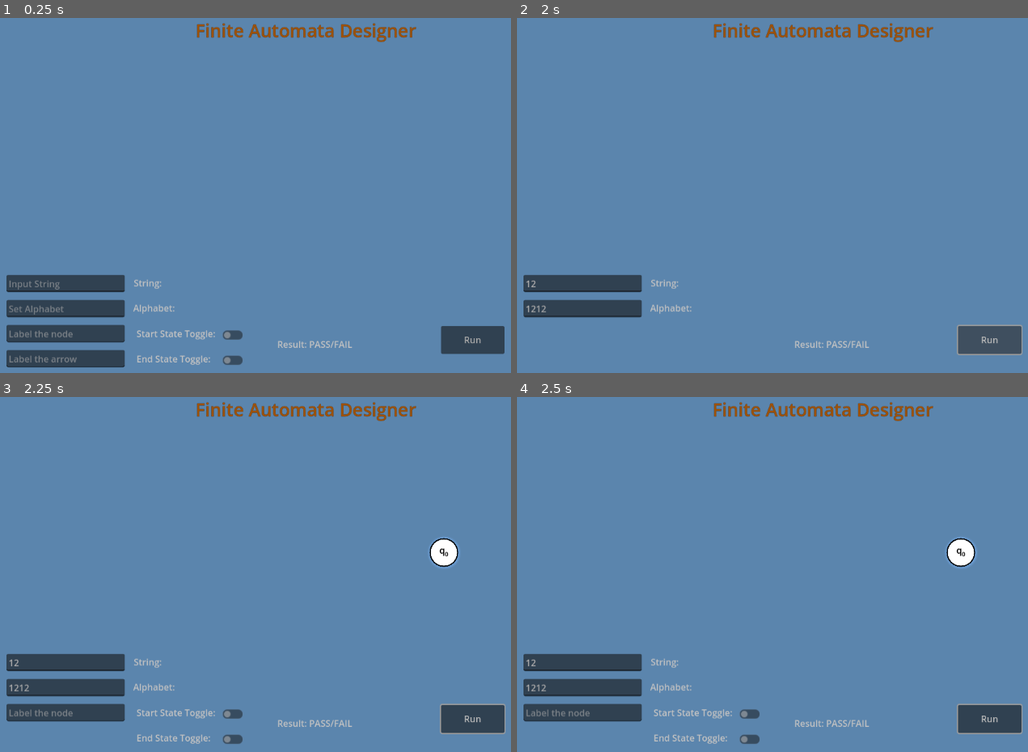
Above: before the commit, frames 1-4 (two rows, left to right).
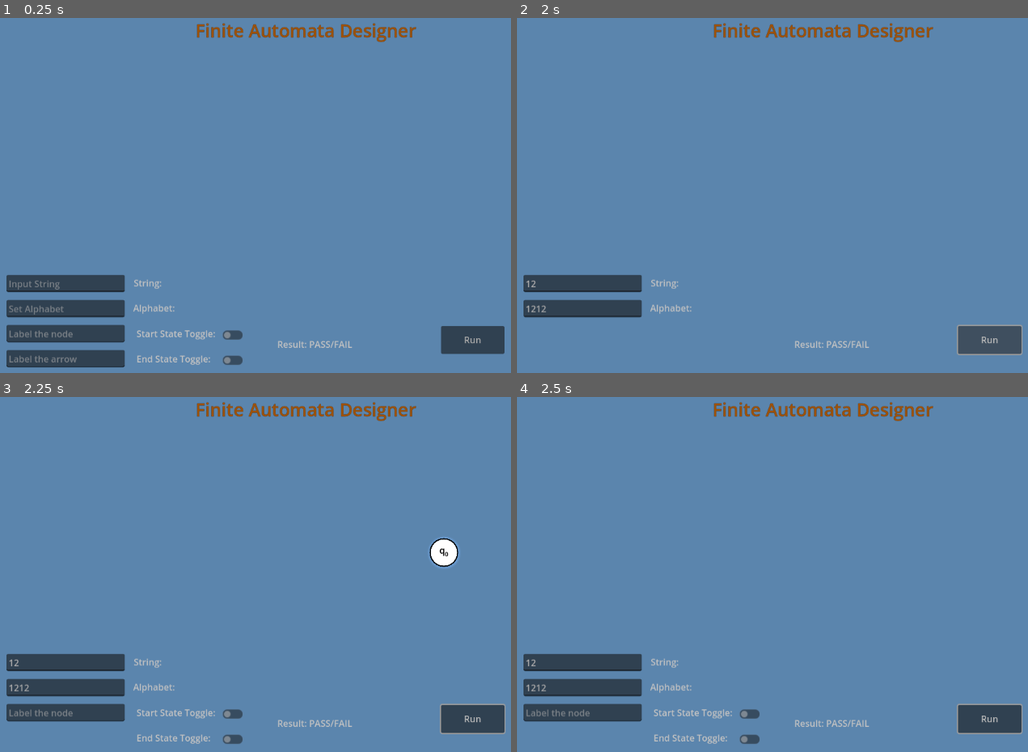
Above: after the commit, the same moments.

Repository: ParthP22/FiniteAutomataDesigner
Game: Godot game, scene res://main.tscn
Same seed, same stepped clock (60 frames per second), same inputs: the game is played once before the commit and once after it. The engine's default icon, where the game draws it, is replaced by a stand-in: a white triangle on a blue panel in a dark square.
Inputs (mouse positions are in pixels of both pictures, inside the frame that each line leads up to):
- Up to frame 1 (0.25 s): no input
- Up to frame 2 (2 s): click (583, 284) at 0.52 s; type "12" at 0.6 s; click (583, 309) at 0.75 s; type "12" at 0.83 s; click (583, 333) at 0.98 s; type "12" at 1.07 s; click "Run" at 1.25 s
- Up to frame 3 (2.25 s): tap Enter at 2 s; move the mouse to (444, 553) at 2.02 s; press the mouse at (444, 553) at 2.03 s
- Up to frame 4 (2.5 s): tap Delete (delete_keyboard, bound only after the commit) at 2.3 s

Frames 1-3 are identical in both runs. In frame 4, 0.4% of the frame differs, in the area x 83-90%, y 39-49%.

Commit message:
selecting arrow to arrow fix, wasn't working

Diff:
--- a/finite-automata-designer/arrow.gd
+++ b/finite-automata-designer/arrow.gd
@@ -39,12 +39,13 @@
 	# Add arrow hitbox child
 	add_child(arrow_hitbox)
 
-func _process(delta):
+func _process(_delta):
 	pass
 
-func _physics_process(delta):
+func _physics_process(_delta):
 	if start_state and end_state and start_state == end_state:
 		update_arrow_to_self()
+		set_text("test")
 	elif start_state and end_state and start_state != end_state:
 		update_arrow_to_another()
 
@@ -110,21 +111,34 @@
 
 func update_arrow_to_self():
 	var node_center = start_state.global_position
+	self.position = node_center
+	light.position.y -= (node_rad * 2)
 	# Clear the previous points
 	semi_circle_points.clear_points()
 
-	semi_circle_points.add_point(Vector2(node_center.x - node_rad+8, node_center.y - node_rad + 20))
-	semi_circle_points.add_point(Vector2(node_center.x, node_center.y - (node_rad * 2)),
+	semi_circle_points.add_point(Vector2(-node_rad+10,-node_rad+10))
+	semi_circle_points.add_point(Vector2(0,  -node_rad * 2),
 				Vector2(-node_rad,0),
 				Vector2(node_rad,0))
-	semi_circle_points.add_point(Vector2(node_center.x + node_rad/2 + 5, node_center.y - node_rad))
+	semi_circle_points.add_point(Vector2(node_rad/2 + 5, -node_rad))
 	line_curve.points = semi_circle_points.get_baked_points()
 
 	arrow_head.polygon = PackedVector2Array([
-		Vector2(node_center.x + node_rad/2 - 10 + 5, node_center.y - node_rad),
-		Vector2(node_center.x + node_rad/2 + 5, node_center.y - node_rad + 10),
-		Vector2(node_center.x + node_rad/2 + 10 + 5, node_center.y - node_rad)
+		Vector2(node_rad/2 - 10 + 5, -node_rad),
+		Vector2(node_rad/2 + 5, -node_rad + 10),
+		Vector2(node_rad/2 + 10 + 5, -node_rad)
 	])
+
+	# Adjust label position
+	label.position = Vector2(0, -node_rad * 2.2)
+
+	# Hitbox for self-loop
+	var hitbox_offset = 5
+	var p1 = Vector2(- node_rad - hitbox_offset, -node_rad)
+	var p2 = Vector2(0, -(node_rad * 2) - hitbox_offset)
+	var p3 = Vector2(node_rad + hitbox_offset, -node_rad)
+
+	arrow_hitbox.polygon = PackedVector2Array([p1, p2, p3])
 
 func get_start_state():
 	return start_state
@@ -148,7 +162,6 @@
 			transition.append(new_transition)
 
 func toggle_light():
-	print('reached arrow light')
 	if light.energy <= 0:
 		light.energy = 1
 	else:
--- a/finite-automata-designer/fa_node.gd
+++ b/finite-automata-designer/fa_node.gd
@@ -2,6 +2,7 @@
 var _is_start_state: bool: get = get_start_state, set = set_start_state
 var _is_end_state: bool: get = get_end_state, set = set_end_state
 var _self_looping = false
+var _simple_name: String = ""
 var _going_to: Dictionary = {}
 var _incoming: Dictionary = {}
 @onready var _label: RichTextLabel = null
@@ -16,7 +17,7 @@
 	_label = $RichTextLabel
 
 # Called every frame. 'delta' is the elapsed time since the previous frame.
-func _process(delta):
+func _process(_delta):
 	pass
 
 func speak_up() -> String:
@@ -24,12 +25,13 @@
 
 # Checks for underscores acting as subscript indicators
 func set_text(new_label_text: String):
+	_simple_name = new_label_text
 	_label.bbcode_enabled = true
 	var formatted_text = "[center][color=black]"
 	var is_sub: bool = false
-	for char in new_label_text:
-		if char != "_":
-			formatted_text += char
+	for c in new_label_text:
+		if c != "_":
+			formatted_text += c
 		else:
 			if !is_sub:
 				formatted_text += "[font_size=10][sub]"
@@ -46,6 +48,9 @@
 func get_text() -> String:
 	return _label.text
 
+func get_simple_name() -> String:
+	return _simple_name
+
 func toggle_light():
 	if _light.energy > 1.1:
 		_light.energy = 1
@@ -57,8 +62,8 @@
 		_self_looping = true
 		_add_to_going_to(self, arrow_node) #tracking arrow node, self is key, arrow_node is value
 		# drawing the arrow
-		arrow_node.set_start_node(self)
-		arrow_node.set_end_node(self)
+		arrow_node.set_start_state(self)
+		arrow_node.set_end_state(self)
 		return arrow_node
 	else:
 		print(self.name, " already points to self, not redrawing")
@@ -69,7 +74,6 @@
 	if _going_to.has(other_node) and _incoming.has(other_node):
 		print(self.name, " and ", other_node.name, " point to each other (double arrow detection)")
 		print("also not redrawing")
-		print(typeof(_going_to[other_node]))
 
 		return null
 	elif _going_to.has(other_node):
@@ -80,31 +84,32 @@
 		_add_to_going_to(other_node, arrow_node)
 		other_node._add_to_incoming(self, arrow_node)
 		# drawing the arrow
-		arrow_node.set_start_node(self)
-		arrow_node.set_end_node(other_node)
+		arrow_node.set_start_state(self)
+		arrow_node.set_end_state(other_node)
 		# re-adjustment check
 		if _going_to.has(other_node) and _incoming.has(other_node):
 			_going_to[other_node].offset = 10
 			_incoming[other_node].offset = 10
-		print("going to dict\n",_going_to)
-		print("incoming dict\n",_incoming)
+		#print("going to dict\n",_going_to)
+		#print("incoming dict\n",_incoming)
 		return arrow_node
 
 func erase_in_going_to(node: Object):
 	if _going_to.has(node):
-		print("removing arrow from going to")
+		print("removing arrow tracking from ", _simple_name, " going to ", node.get_simple_name())
 		_going_to.erase(node)
 
 func erase_in_incoming(node: Object):
 	if _incoming.has(node):
-		print("removing arrow from incoming")
-		print(_incoming.erase(node))
+		print("removing arrow tracking that came to ", _simple_name, " from ", node.get_simple_name())
+		_incoming.erase(node)
 
 func _add_to_going_to(node: Object, arrow: Object):
 	print('adding arrow to _going_to dict')
 	_going_to[node] = arrow
 
 func _add_to_incoming(node: Object, arrow: Object):
+	print('adding arrow to _incoming dict')
 	_incoming[node] = arrow
 
 func get_out_arrows():
--- a/finite-automata-designer/fa_node_2.tscn
+++ b/finite-automata-designer/fa_node_2.tscn
@@ -22,8 +22,10 @@
 	pass
 
 func _input_event(viewport, event, shape_idx):
-	#if event.is_action_pressed(\"left_click\"):
-		#print(\"Clicked on me!\", get_parent().speak_up())
+	#var in_dict = get_parent().get_in_arrows();
+	#var out_dict = get_parent().get_out_arrows();
+	#print(\"arrows coming in from these nodes: \", in_dict)
+	#print(\"arrows going out to these nodes:\", out_dict)
 	pass
 "
 
--- a/finite-automata-designer/main.gd
+++ b/finite-automata-designer/main.gd
@@ -33,7 +33,7 @@
 # Called every frame. 'delta' is the elapsed time since the previous frame.
 func _process(_delta):
 	if _is_dragging:
-		drag_self()
+		drag_state()
 
 
 # Called anytime an 'event' occurs i.e. mouse move, clicks
@@ -44,8 +44,8 @@
 		_arrow_text_field.visible = false
 
 		#set the state of the check buttons before showing them
-		_is_start_state.get_child(0).button_pressed  = _selected_node.get_start_state()
-		_is_end_state.get_child(0).button_pressed  = _selected_node.get_end_state()
+		#_is_start_state.get_child(0).button_pressed  = _selected_node.get_start_state()
+		#_is_end_state.get_child(0).button_pressed  = _selected_node.get_end_state()
 		_is_start_state.visible = true
 		_is_end_state.visible = true
 	else:
@@ -73,7 +73,7 @@
 			_is_dragging = false
 	if event.is_action_released("right_click"):
 		_is_dragging = false
-	if event.is_action_pressed("backspace_keyboard"):
+	if event.is_action_pressed("delete_keyboard"):
 		delete_selected()
 
 func loop_through_nodes():
@@ -90,7 +90,7 @@
 		return results[0].collider
 	return null
 
-func drag_self():
+func drag_state():
 	if _selected_node and _is_dragging:
 		var new_position = get_global_mouse_position() - _drag_offset
 		_selected_node.position = new_position
@@ -100,6 +100,7 @@
 	if _selected_node:
 		_selected_node.toggle_light()
 
+# turn the pointlight2d brightness up and down for curr selected arrow
 func toggle_arrow_brightness():
 	if _selected_arrow:
 		_selected_arrow.toggle_light()
@@ -132,6 +133,11 @@
 		deselect_curr_node()
 		select_arrow(node)
 		return
+	elif node is StaticBody2D and _selected_arrow:
+		print("selected new arrow")
+		deselect_curr_node()
+		deselect_arrow()
+		select_arrow(node)
 	else:
 		print('clicked something else')
 
@@ -154,12 +160,12 @@
 		_selected_arrow.toggle_light()
 
 func deselect_curr_node():
-	if _selected_node:
+	if _selected_node and is_instance_valid(_selected_node):
 		_selected_node.toggle_light()
 		_selected_node = null
 
 func deselect_arrow():
-	if _selected_arrow:
+	if _selected_arrow and is_instance_valid(_selected_arrow):
 		_selected_arrow.toggle_light()
 		_selected_arrow = null
 
@@ -201,7 +207,7 @@
 	if !_selected_node and !_selected_arrow:
 		print("nothing is selected, deleting nothing")
 	if _selected_node:
-		print("deleting state", _selected_node.get_text())
+		print("deleting state: ", _selected_node.get_simple_name())
 		delete_state()
 		return
 	if _selected_arrow:
@@ -211,17 +217,36 @@
 # Deleted
 func delete_state():
 	if _selected_node:
-		var out_going_arrow_dict = _selected_node.get_out_arrows()
-		var out_going_count = out_going_arrow_dict.size()
-		var incoming_arrows_dict = _selected_node.get_in_arrows()
-		var incoming_count = incoming_arrows_dict.size()
-
+		_state_delete_arrow()
+
+func _state_delete_arrow():
+	var out_going_arrow_dict = _selected_node.get_out_arrows()
+	var out_going_count = out_going_arrow_dict.size()
+	var incoming_arrows_dict = _selected_node.get_in_arrows()
+	var incoming_count = incoming_arrows_dict.size()
+	for x in range(out_going_count):
+		for key in out_going_arrow_dict:
+			_delete_arrow(out_going_arrow_dict[key])
+	for x in range(incoming_count):
+		for key in incoming_arrows_dict:
+			_delete_arrow(incoming_arrows_dict[key])
+
+	_selected_node.queue_free()
+	_selected_arrow = null
 
 func delete_arrow():
 	if _selected_arrow:
-		var start_node = _selected_arrow.start_node()
-	pass
-
+		_delete_arrow(_selected_arrow)
+	pass
+
+func _delete_arrow(arrow):
+	var deleting_this_arrow = arrow
+	var begin_state = deleting_this_arrow.get_start_state()
+	var finish_state = deleting_this_arrow.get_end_state()
+	begin_state.erase_in_going_to(finish_state)
+	finish_state.erase_in_incoming(begin_state)
+	deleting_this_arrow.queue_free()
+	deleting_this_arrow = null
 
 func _on_state_edit_text_submitted(new_text):
 	if _selected_node:
--- a/finite-automata-designer/project.godot
+++ b/finite-automata-designer/project.godot
@@ -32,9 +32,9 @@
 "events": [Object(InputEventMouseButton,"resource_local_to_scene":false,"resource_name":"","device":-1,"window_id":0,"a …(253 unchanged characters)…
 ]
 }
-backspace_keyboard={
+delete_keyboard={
 "deadzone": 0.5,
-"events": [Object(InputEventKey,"resource_local_to_scene":fa …(145 unchanged characters)… lse,"keycode":0,"physical_keycode":4194308,"key_label":0,"unicode":0,"location":0,"echo":false,"script":null)
+"events": [Object(InputEventKey,"resource_local_to_scene":fa …(145 unchanged characters)… lse,"keycode":0,"physical_keycode":4194312,"key_label":0,"unicode":0,"location":0,"echo":false,"script":null)
 ]
 }
 
